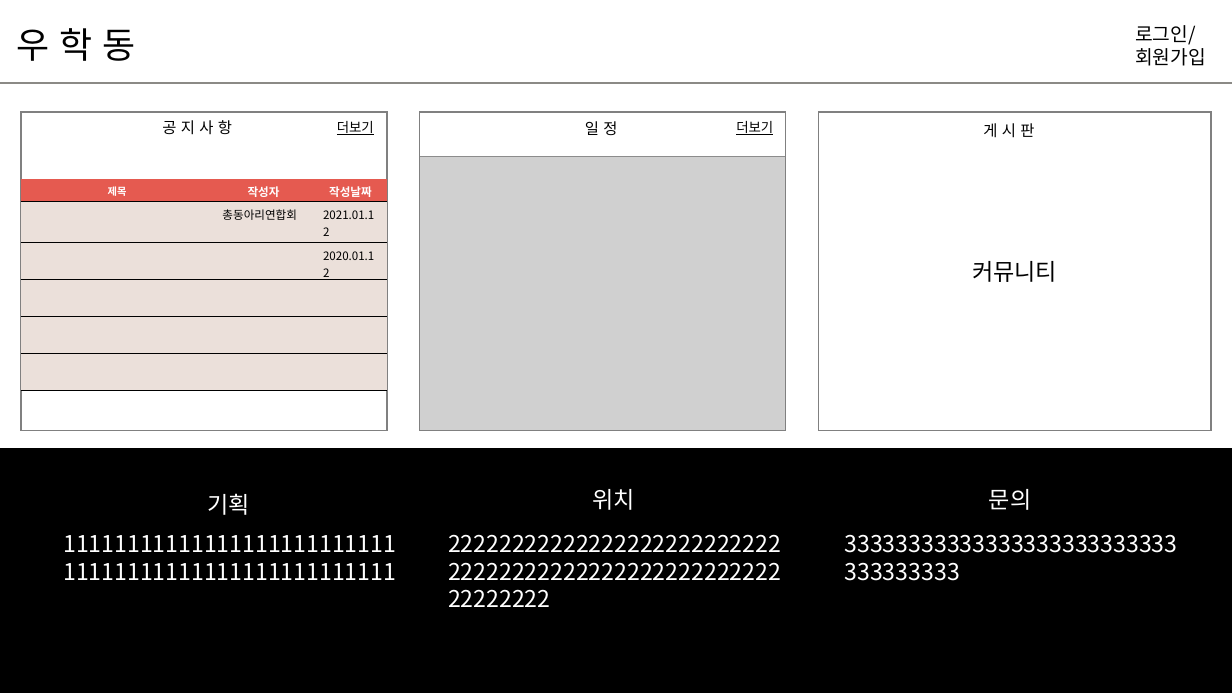
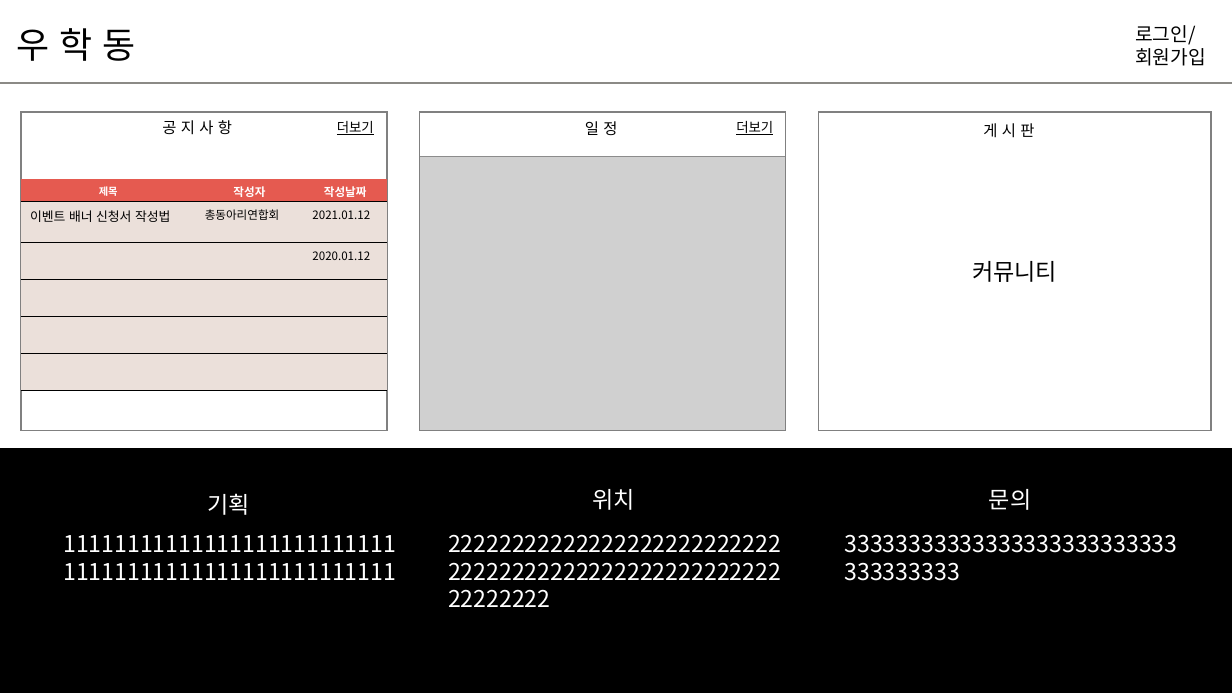
Before and after one commit to hyunniesss/ToyProject, a slide deck: slide 7 of document/와이어프레임/우학동_와이어프레임.pptx. Drawn at 1232x693 pixels with LibreOffice and Linux fonts; fonts in the diff are those of the drawing; grey boxes stand for pictures. Boxes give left, top, right and bottom in pixels: in the first picture for what was removed or moved away, otherwise in the second. Text is boxed around its words. In the diff, an @@ line names an element or a change of style, - is before the commit and + after.

```diff
--- a/document/와이어프레임/우학동_와이어프레임.pptx
+++ b/document/와이어프레임/우학동_와이어프레임.pptx
@@ table at <box>21,178,388,390</box> @@
-row 2, column 1: 
+row 2, column 1: 이벤트 배너 신청서 작성법
```
Also in this commit, not shown: 2 other slides changed, 1 other file.
